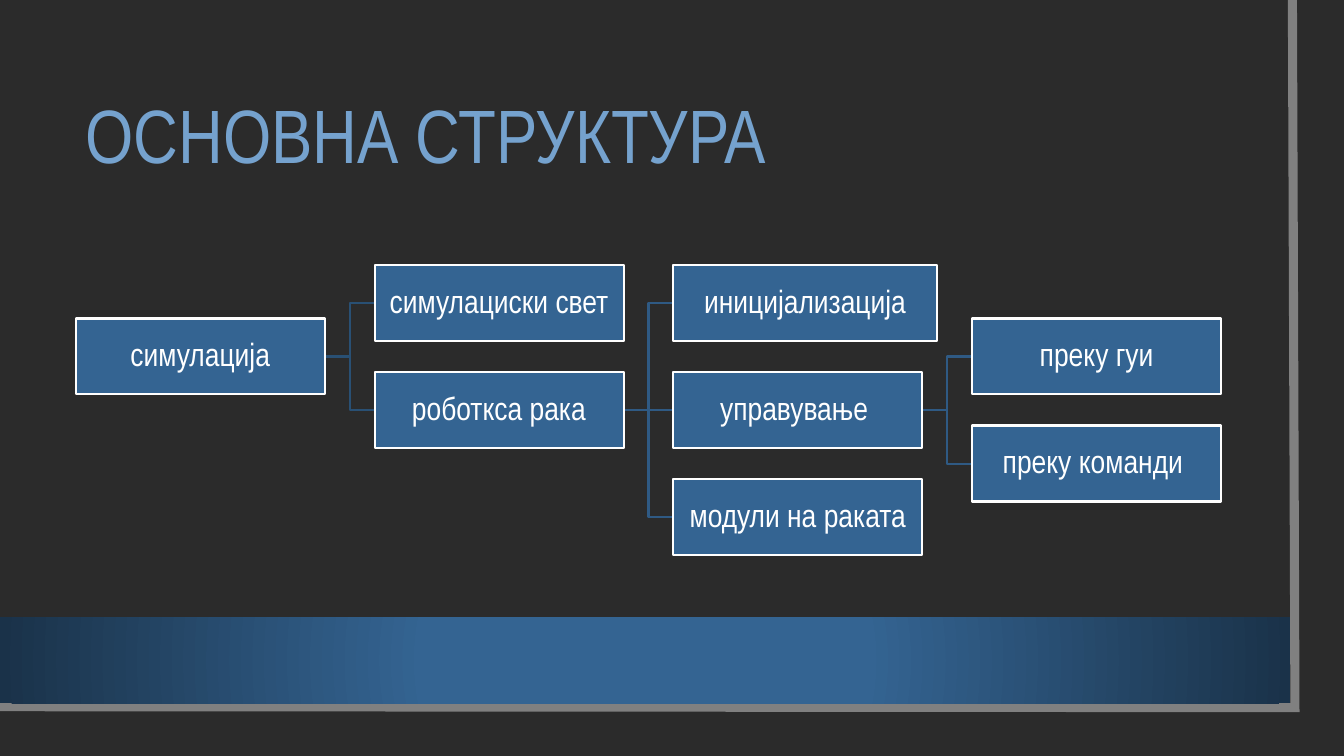
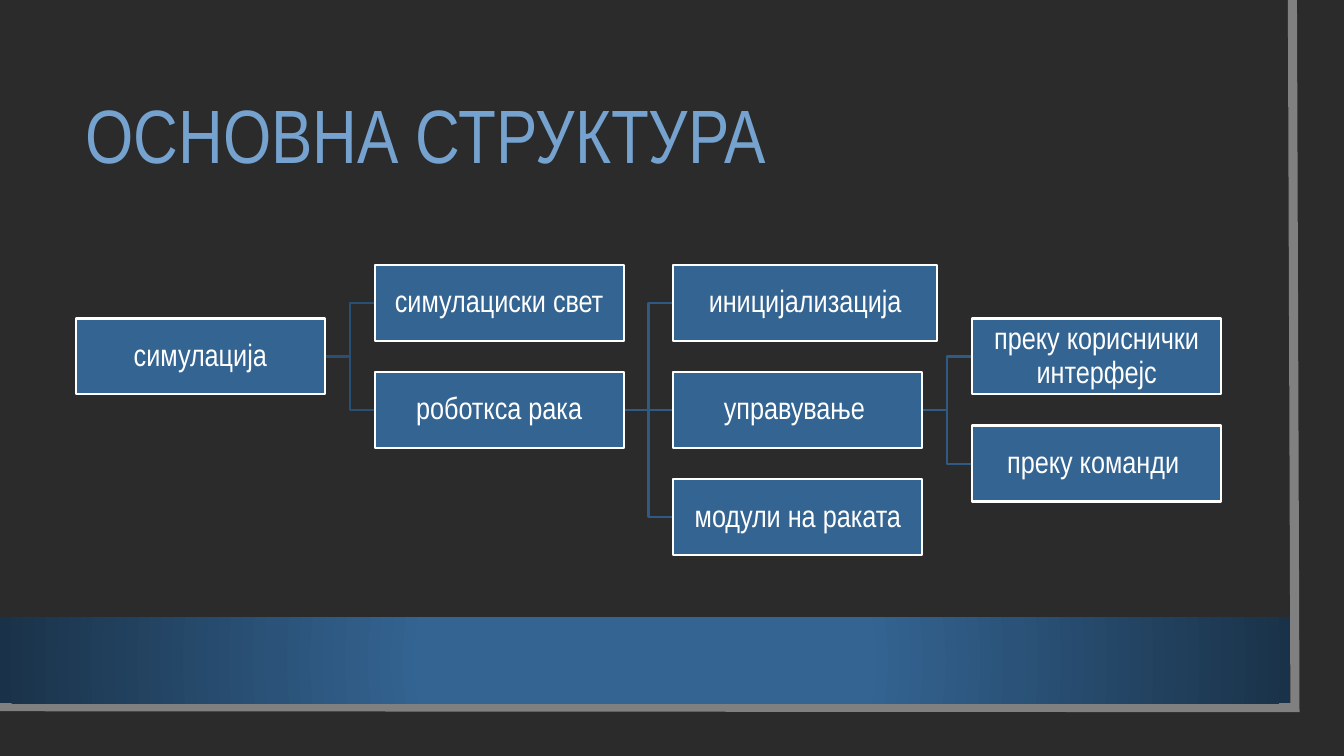
Before and after one commit to vasetrendafilov/robot-simulation, a slide deck: slide 3 of diplomska/Физичка симулација на роботска рака - Васил Трендафилов.pptx. Drawn at 1344x756 pixels with LibreOffice and Linux fonts; fonts in the diff are those of the drawing; background and template pictures are left out; a plain dark background stands for a picture behind light text. Boxes give left, top, right and bottom in pixels: in the first picture for what was removed or moved away, otherwise in the second. Text is boxed around its words. In the diff, an @@ line names an element or a change of style, - is before the commit and + after.

```diff
--- a/diplomska/Физичка симулација на роботска рака - Васил Трендафилов.pptx
+++ b/diplomska/Физичка симулација на роботска рака - Васил Трендафилов.pptx
@@ text at [994,332,1199,389]: text changed; size 23 to 22 pt @@
-преку гуи
+преку кориснички интерфејс
@@ size 23 to 22 pt in 7 elements at [134,343,267,372], [395,295,603,319], [416,396,582,426], [709,289,902,319], [724,402,865,426], [1007,456,1179,479], [695,510,901,533] @@
```
Also in this commit, not shown: 2 other slides changed, 6 other files.
